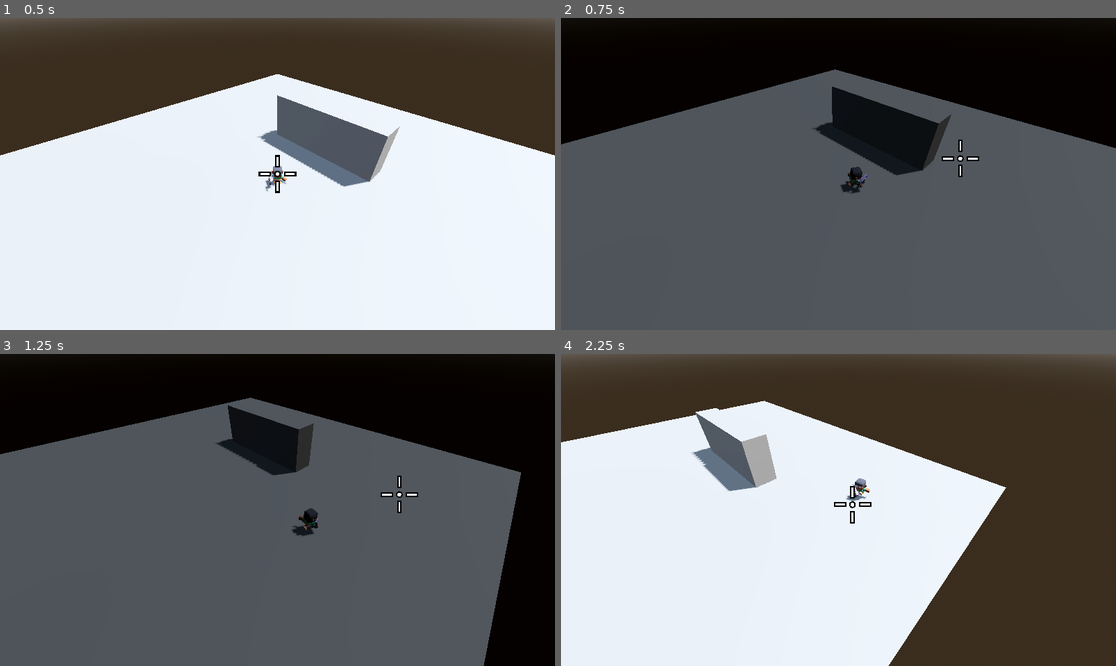
Above: before the commit, frames 1-4 (two rows, left to right).
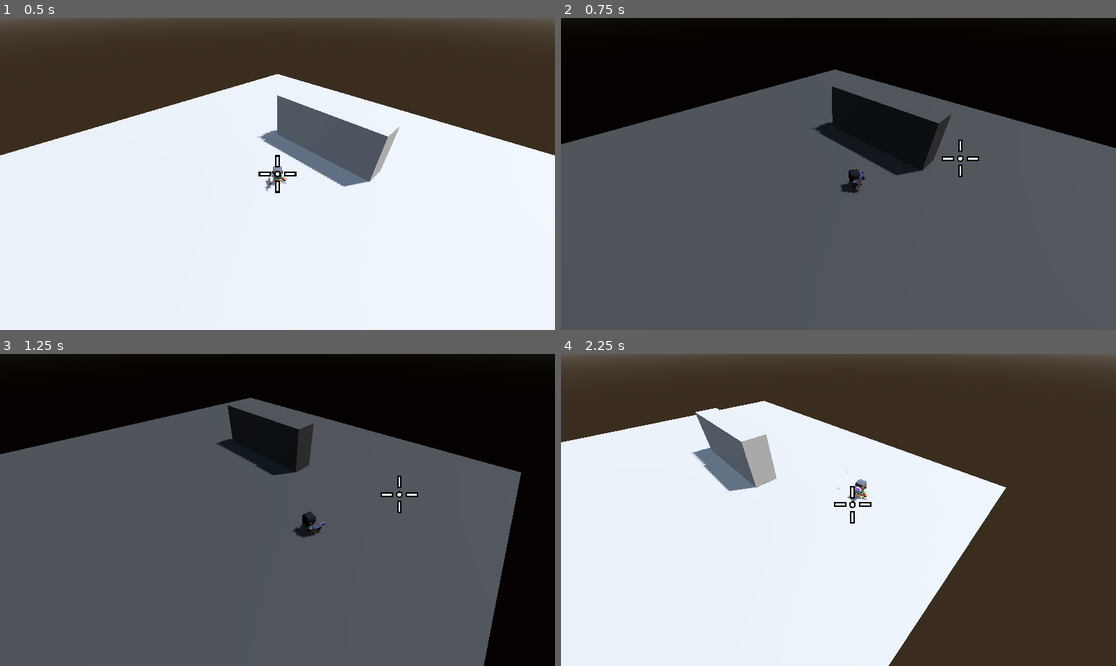
Above: after the commit, the same moments.

Repository: BHznJNs/teskov-game
Game: Godot game, scene res://scenes/main.tscn
Same seed, same stepped clock (60 frames per second), same inputs: the game is played once before the commit and once after it.
Inputs (mouse positions are in pixels of both pictures, inside the frame that each line leads up to):
- Up to frame 1 (0.5 s): no input
- Up to frame 2 (0.75 s): move the mouse to (960, 158) at 0.52 s; hold D (move_right) from 0.53 s (still down); hold Shift from 0.53 s (still down); click (960, 158) at 0.67 s
- Up to frame 3 (1.25 s): keep holding D (move_right); keep holding Shift
- Up to frame 4 (2.25 s): move the mouse to (810, 510) at 1.27 s; release D (move_right) at 1.28 s; release Shift at 1.28 s; hold W (move_forward) from 1.28 s (still down); tap Shift at 1.35 s; click (810, 510) at 1.42 s; move the mouse to (849, 503) at 2.02 s; hold Shift from 2.03 s (still down); click (849, 503) at 2.17 s

Frame 1 is identical in both runs. In frame 2, 0.1% of the frame differs, in the area x 50-63%, y 46-57%; in frame 3, 0.2%, in the area x 52-59%, y 49-59%; in frame 4, 0.1%.

Commit message:
shoot logic

Diff:
--- a/node_2d.tscn
+++ /dev/null
@@ -1,3 +0,0 @@
-[gd_scene format=3 uid="uid://4pqund3nukl7"]
-
-[node name="Node2D" type="Node2D"]
--- a/project.godot
+++ b/project.godot
@@ -21,7 +21,7 @@
 
 [editor_plugins]
 
-enabled=PackedStringArray("res://addons/ai_assistant_hub/plugin.cfg")
+enabled=PackedStringArray()
 
 [input]
 
@@ -46,6 +46,13 @@
 ]
 }
 
+[layer_names]
+
+3d_physics/layer_1="Player"
+3d_physics/layer_2="World"
+3d_physics/layer_3="Bullet"
+3d_physics/layer_4="Enemies"
+
 [plugins]
 
 ai_assistant_hub/llm_api="jan_api"
--- /dev/null
+++ b/scenes/bullet.tscn
@@ -0,0 +1,19 @@
+[gd_scene load_steps=4 format=3 uid="uid://dtclgpudk4ih3"]
+
+[ext_resource type="Script" uid="uid://pnfx8y8kwd7d" path="res://scripts/bullet.gd" id="1_mkf8s"]
+
+[sub_resource type="CapsuleMesh" id="CapsuleMesh_y25gk"]
+
+[sub_resource type="CapsuleShape3D" id="CapsuleShape3D_l5glv"]
+
+[node name="Bullet" type="Area3D"]
+collision_layer = 4
+collision_mask = 10
+script = ExtResource("1_mkf8s")
+
+[node name="MeshInstance3D" type="MeshInstance3D" parent="."]
+transform = Transform3D(0.05, 0, 0, 0, 0.05, 0, 0, 0, 0.3, 0, 0, 0)
+mesh = SubResource("CapsuleMesh_y25gk")
+
+[node name="CollisionShape3D" type="CollisionShape3D" parent="."]
+shape = SubResource("CapsuleShape3D_l5glv")
--- a/scenes/main.tscn
+++ b/scenes/main.tscn
@@ -70,6 +70,7 @@
 
 [node name="Wall" type="StaticBody3D" parent="."]
 transform = Transform3D(1, 0, 0, 0, 1, 0, 0, 0, 1, 0, 1, -3)
+collision_layer = 2
 
 [node name="MeshInstance3D" type="MeshInstance3D" parent="Wall"]
 mesh = SubResource("13")
@@ -84,6 +85,7 @@
 
 [node name="Player" parent="." instance=ExtResource("1")]
 transform = Transform3D(1, 0, 0, 0, 1, 0, 0, 0, 1, 0, 1, 0)
+collision_mask = 11
 
 [node name="CameraController" type="Node3D" parent="." node_paths=PackedStringArray("target")]
 script = ExtResource("2")
--- a/scenes/player.tscn
+++ b/scenes/player.tscn
@@ -1,7 +1,8 @@
-[gd_scene load_steps=8 format=3 uid="uid://54g7uoqeb32p"]
+[gd_scene load_steps=9 format=3 uid="uid://54g7uoqeb32p"]
 
 [ext_resource type="Script" uid="uid://c8vbfxyxblj04" path="res://scripts/player.gd" id="1_script"]
 [ext_resource type="PackedScene" uid="uid://cci7gnrwhq3m5" path="res://assets/models/characters/character-male-a.glb" id="2_g2els"]
+[ext_resource type="PackedScene" uid="uid://dtclgpudk4ih3" path="res://scenes/bullet.tscn" id="2_qlg0r"]
 [ext_resource type="PackedScene" uid="uid://n07gosureht8" path="res://assets/models/weapons/blaster-a.glb" id="3_weapon"]
 [ext_resource type="Texture2D" uid="uid://db7ncf657n3c" path="res://assets/models/weapons/Textures/colormap.png" id="4_dqkch"]
 
@@ -19,6 +20,7 @@
 script = ExtResource("1_script")
 weapon_attachment = NodePath("character-male-a/character-male-a/Skeleton3D/WeaponAttachment")
 weapon = NodePath("character-male-a/character-male-a/Skeleton3D/WeaponAttachment/blaster-a")
+bullet_scene = ExtResource("2_qlg0r")
 animation_player = NodePath("character-male-a/AnimationPlayer")
 
 [node name="CollisionShape3D" type="CollisionShape3D" parent="." groups=["player"]]
@@ -29,14 +31,14 @@
 transform = Transform3D(-1, 0, -8.742278e-08, 0, 1, 0, 8.742278e-08, 0, -1, 0, 0, 0)
 
 [node name="Skeleton3D" parent="character-male-a/character-male-a" index="0"]
-bones/4/rotation = Quaternion(0, 0, -0.38268346, 0.9238795)
-bones/5/rotation = Quaternion(0, 0, 0.3826835, 0.92387956)
+bones/4/rotation = Quaternion(0, 0, -0.3826835, 0.92387956)
+bones/5/rotation = Quaternion(0, 0.5, 0, 0.8660254)
 
 [node name="RightHandAttachment" type="BoneAttachment3D" parent="character-male-a/character-male-a/Skeleton3D" index="0"]
 bone_name = "hand.R"
 
 [node name="WeaponAttachment" type="BoneAttachment3D" parent="character-male-a/character-male-a/Skeleton3D" index="3"]
-transform = Transform3D(0.7071067, -0.70710677, 0, 0.70710677, 0.7071067, 0, 0, 0, 1, -0.09989677, 0.28775, -0.017250001)
+transform = Transform3D(0.5, 0, 0.8660254, 0, 1, 0, -0.8660254, 0, 0.5, -0.09989677, 0.28775, -0.017250001)
 bone_name = "arm-right"
 bone_idx = 5
 
@@ -49,5 +51,8 @@
 [node name="magazine" parent="character-male-a/character-male-a/Skeleton3D/WeaponAttachment/blaster-a/blaster-a" index="0"]
 surface_material_override/0 = SubResource("StandardMaterial3D_dqkch")
 
+[node name="Muzzle" type="Marker3D" parent="character-male-a/character-male-a/Skeleton3D/WeaponAttachment/blaster-a/blaster-a" index="1"]
+transform = Transform3D(1, 0, 0, 0, 1, 0, 5.9604645e-08, 0, 1, 0.0058692396, 0.050671577, 0.4183497)
+
 [editable path="character-male-a"]
 [editable path="character-male-a/character-male-a/Skeleton3D/WeaponAttachment/blaster-a"]
--- /dev/null
+++ b/scripts/bullet.gd
@@ -0,0 +1,47 @@
+extends Area3D
+
+## 优化后的子弹脚本
+## 增加了调试信息和发射初期的安全期
+
+@export var speed: float = 30.0
+@export var damage: int = 10
+@export var lifetime: float = 2.0
+
+var shooter: Node = null
+
+func _ready() -> void:
+	# 设置生命周期
+	get_tree().create_timer(lifetime).timeout.connect(queue_free)
+
+	# 连接信号
+	body_entered.connect(_on_body_entered)
+	area_entered.connect(_on_area_entered)
+
+	# 检查当前是否已经重叠了物体
+	for body in get_overlapping_bodies():
+		_on_body_entered(body)
+
+func _physics_process(delta: float) -> void:
+	# 持续飞行
+	global_translate(-global_transform.basis.z * speed * delta)
+
+func _on_body_entered(body: Node) -> void:
+	handle_collision(body)
+
+func _on_area_entered(area: Area3D) -> void:
+	handle_collision(area)
+
+func handle_collision(node: Node) -> void:
+	# 过滤逻辑
+	if node == shooter or (shooter and shooter.is_ancestor_of(node)):
+		return
+	if node.is_in_group("player"):
+		return
+
+	# 【调试信息】如果子弹还是消失，请查看编辑器下方的 Output/控制台
+	print("子弹 [", name, "] 击中了: ", node.name, " (Group: ", node.get_groups(), ")")
+
+	if node.has_method("take_damage"):
+		node.take_damage(damage)
+
+	queue_free()
--- a/scripts/player.gd
+++ b/scripts/player.gd
@@ -17,6 +17,13 @@
 @export var weapon_attachment: BoneAttachment3D
 ## 武器模型节点
 @export var weapon: Node3D
+## 子弹场景
+@export var bullet_scene: PackedScene
+
+@export_group("Shooting")
+## 射击冷却时间
+@export var fire_rate: float = 0.2
+var shoot_timer: float = 0.0
 
 @export_group("FOV")
 @export var fov_radius: float = 15.0
@@ -31,6 +38,62 @@
 	handle_movement(delta)
 	handle_rotation(delta)
 	handle_animation()
+
+	if shoot_timer > 0:
+		shoot_timer -= delta
+
+func _input(event: InputEvent) -> void:
+	# 检测射击输入 (鼠标左键)
+	if event is InputEventMouseButton:
+		if event.button_index == MOUSE_BUTTON_LEFT and event.pressed:
+			# 只有在鼠标被捕获模式下才允许射击（避免点击 UI 或切换窗口时射击）
+			if Input.mouse_mode == Input.MOUSE_MODE_CAPTURED:
+				shoot()
+
+## 处理射击逻辑
+func shoot() -> void:
+	if shoot_timer > 0 or not bullet_scene:
+		return
+
+	# 查找枪口位置
+	# 假设我们在武器节点下添加了一个名为 "Muzzle" 的 Marker3D
+	var muzzle = weapon.find_child("Muzzle", true)
+	if not muzzle:
+		# 如果找不到 Muzzle，则回退到武器位置
+		muzzle = weapon
+
+	# 播放射击动画
+	if animation_player and animation_player.has_animation("holding-right-shoot"):
+		# 使用 Blend/OneShot 更好，但这里先简单播放
+		# 注意：这里可能会打断移动动画，建议在编辑器中使用 AnimationTree 优化
+		animation_player.play("holding-right-shoot")
+		# 0.5秒后切回原来的动画逻辑由 handle_animation 在下一帧处理（如果不是循环动画）
+
+	# 实例化子弹
+	var bullet = bullet_scene.instantiate()
+
+	# 设置发射者，防止子弹刚出生就撞到自己
+	if "shooter" in bullet:
+		bullet.set("shooter", self)
+
+	# 将子弹添加到场景树（通常添加到根节点或专门的子弹容器，避免随玩家移动）
+	get_tree().root.add_child(bullet)
+
+	# 设置子弹初始位置和朝向
+	bullet.global_position = muzzle.global_position
+
+	# 计算子弹朝向：看向目标点
+	# 确保目标点与枪口在同一水平高度，实现水平射击
+	var horizontal_target = Vector3(target_look_at.x, muzzle.global_position.y, target_look_at.z)
+
+	# 如果目标点离枪口太近，直接使用枪口的朝向
+	if bullet.global_position.distance_to(horizontal_target) > 0.1:
+		bullet.look_at(horizontal_target)
+	else:
+		bullet.global_transform.basis = muzzle.global_transform.basis
+
+	# 设置冷却
+	shoot_timer = fire_rate
 
 ## 处理动画状态
 func handle_animation() -> void:
Not shown, added: scripts/bullet.gd.uid
